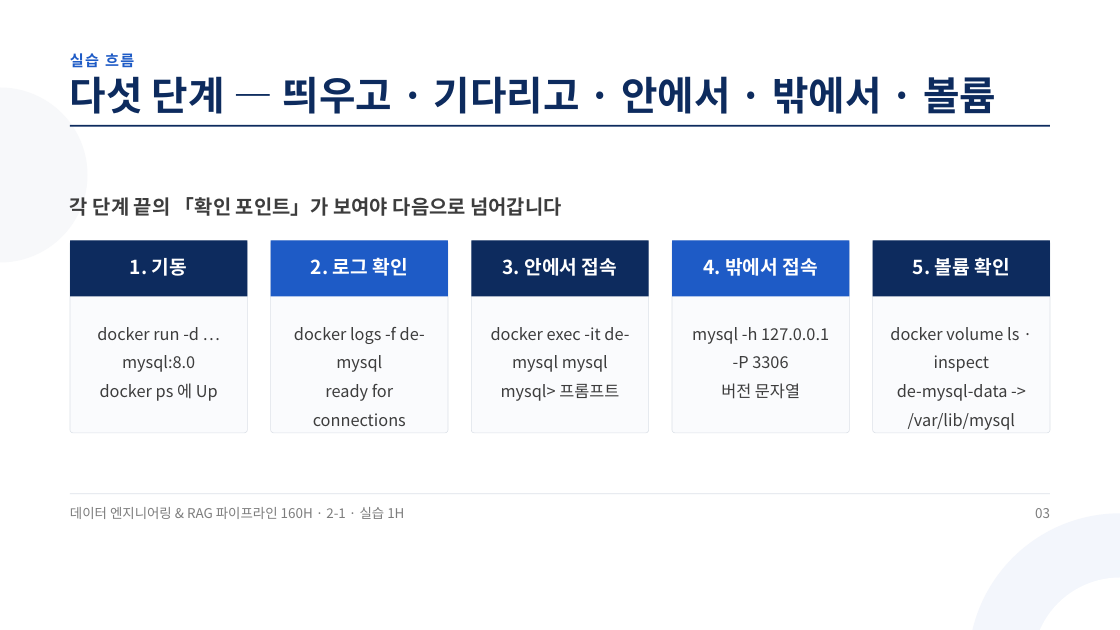
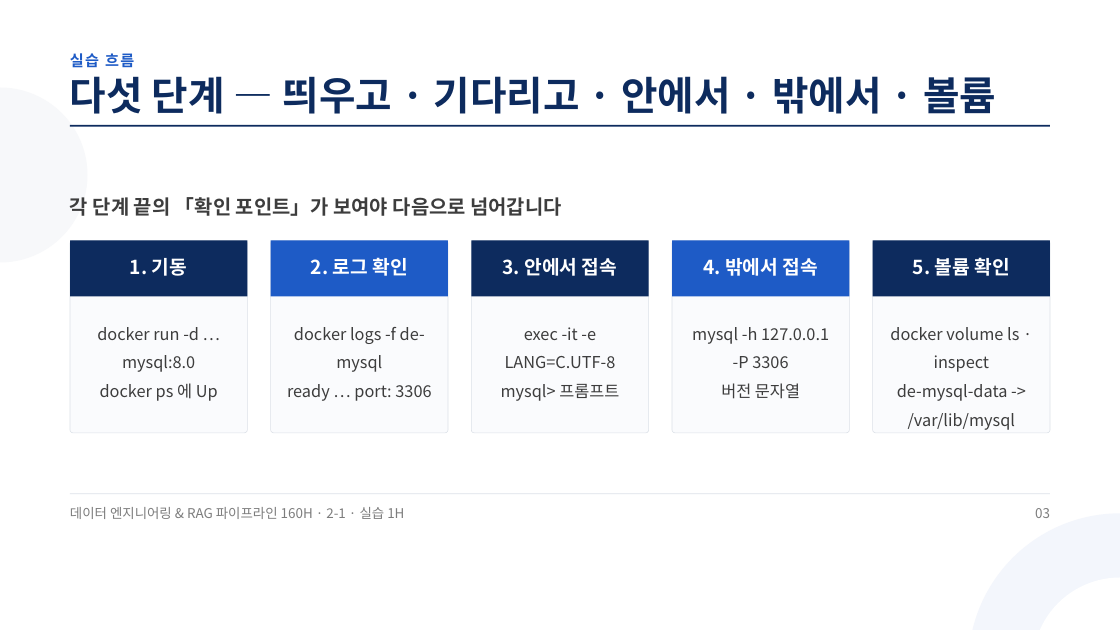
Before and after one commit to aebonlee/materials, a slide deck: slide 3 of data-eng/decks/w2d1s2.pptx. Drawn at 1120x630 pixels with LibreOffice and Linux fonts; fonts in the diff are those of the drawing. Boxes give left, top, right and bottom in pixels: in the first picture for what was removed or moved away, otherwise in the second. Text is boxed around its words. In the diff, an @@ line names an element or a change of style, - is before the commit and + after.

```diff
--- a/data-eng/decks/w2d1s2.pptx
+++ b/data-eng/decks/w2d1s2.pptx
@@ text at <box>505,327,616,368</box>: text changed @@
-docker exec -it de-mysql mysql
+exec -it -e LANG=C.UTF-8
@@ text at <box>287,384,431,401</box>: text changed @@
-ready for connections
+ready … port: 3306
```
Also in this commit, not shown: 4 other slides changed, 26 other files.
